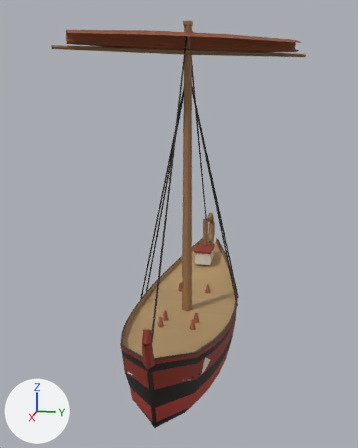
One commit to the glTF model public/harbour/kit/hull_eur_greek_large.glb: the scene before it, then after it.
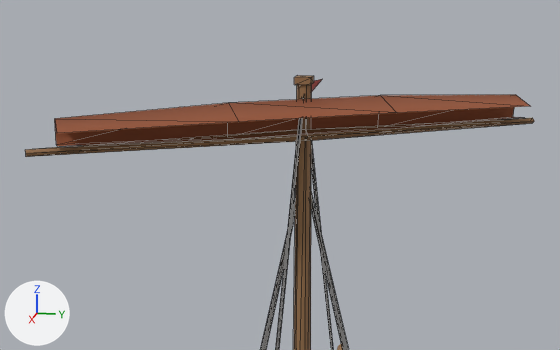
Each version is shown whole from a camera (50 mm lens) standing at (26.3, 4.7, 13.2) and looking at (0.1, -0.5, 6.6), then close up from a camera (50 mm lens) standing at (19.4, 3.2, 19.3) and looking at (1.4, -0.4, 14.8). Lighting does not change. The marker at lower left points along +X, +Y and +Z. The first two pictures are the older version. Both versions are drawn at full value of the shape key 'furl' of 'sail_main'; the numbers are the values there. The close-ups show mesh edges as thin lines. Vertices at exactly the same position are counted once.

Names of what the first close-up shows: 'mast', 'rigging', 'sail_main', 'yards' and 1 more.
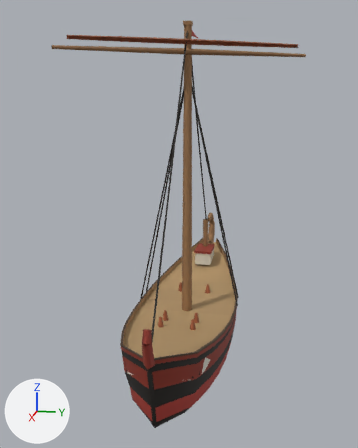
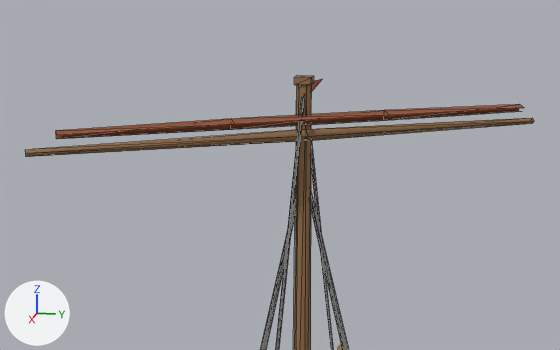
Where the change shows, as pixel boxes (x1, y1, x2, y2) in the close-ups (560 x 350 px):
'sail_main', reshaped, moved, rescaled (31% shorter)
    before: (55, 95, 530, 146)
    after: (56, 104, 524, 139)

What changed in the scene script:
```text
Change me_sail_main:
    used by ob_sail_main; parent = ob_heel; location = (0.681, 0.134, 12.28); scale = (12.3, 12.3, 12.3)
    remove me_sail_main.from_pydata(...)  # 16 vertices, 18 faces; spans x -0.248..0.292, y -0.425..0.45, z 0.279..0.348
    add me_sail_main.from_pydata(...)  # 16 vertices, 18 faces; spans x -0.229..0.269, y -0.411..0.434, z 0.285..0.305
    me_sail_main part 1
    me_sail_main.vertices[0].co: (0.276, -0.404, 0.292) -> (0.264, -0.404, 0.289)  # not seen -> pixel (56, 138)
    me_sail_main.vertices[1].co: (0.12, -0.119, 0.286) -> (0.106, -0.125, 0.287)  # pixel (235, 138) -> pixel (233, 129)
    me_sail_main.vertices[2].co: (0.07, -0.147, 0.279) -> (0.091, -0.133, 0.285)  # not seen -> pixel (230, 129)
    me_sail_main.vertices[3].co: (0.24, -0.425, 0.286) -> (0.254, -0.411, 0.287)  # pixel (56, 144) -> pixel (56, 138)
    me_sail_main.vertices[4].co: (-0.093, 0.135, 0.279) -> (-0.07, 0.145, 0.285)  # not seen -> pixel (383, 119)
    me_sail_main.vertices[5].co: (-0.043, 0.163, 0.286) -> (-0.055, 0.154, 0.287)  # pixel (390, 128) -> not seen
    me_sail_main.vertices[6].co: (-0.248, 0.421, 0.286) -> (-0.229, 0.425, 0.287)  # pixel (513, 116) -> pixel (518, 110)
    me_sail_main.vertices[7].co: (-0.212, 0.441, 0.292) -> (-0.218, 0.431, 0.289)
    me_sail_main.vertices[8].co: (-0.244, 0.423, 0.336) -> (-0.228, 0.426, 0.302)  # pixel (515, 94) -> pixel (519, 104)
    me_sail_main.vertices[9].co: (-0.087, 0.138, 0.348) -> (-0.068, 0.146, 0.305)  # pixel (380, 95) -> pixel (384, 110)
    me_sail_main.vertices[10].co: (-0.196, 0.45, 0.318) -> (-0.213, 0.434, 0.296)  # pixel (530, 106) -> pixel (524, 107)
    me_sail_main.vertices[11].co: (-0.02, 0.176, 0.323) -> (-0.049, 0.158, 0.298)  # pixel (396, 112) -> pixel (389, 115)
    me_sail_main.vertices[12].co: (0.076, -0.144, 0.348) -> (0.092, -0.132, 0.305)  # pixel (228, 102) -> pixel (231, 118)
    me_sail_main.vertices[13].co: (0.244, -0.423, 0.336) -> (0.255, -0.41, 0.302)  # pixel (54, 118) -> pixel (55, 130)
    me_sail_main.vertices[14].co: (0.142, -0.106, 0.323) -> (0.112, -0.121, 0.298)  # pixel (238, 121) -> pixel (234, 124)
    me_sail_main.vertices[15].co: (0.292, -0.395, 0.318) -> (0.269, -0.402, 0.296)  # pixel (56, 133) -> pixel (56, 135)
Change ob_sail_main:
    ob_sail_main.location: (0.681, 0.134, 12.28) -> (0.681, 0.134, 12.42)
    ob_sail_main.scale: (12.3, 12.3, 12.3) -> (12.4, 12.4, 12.4)
```
